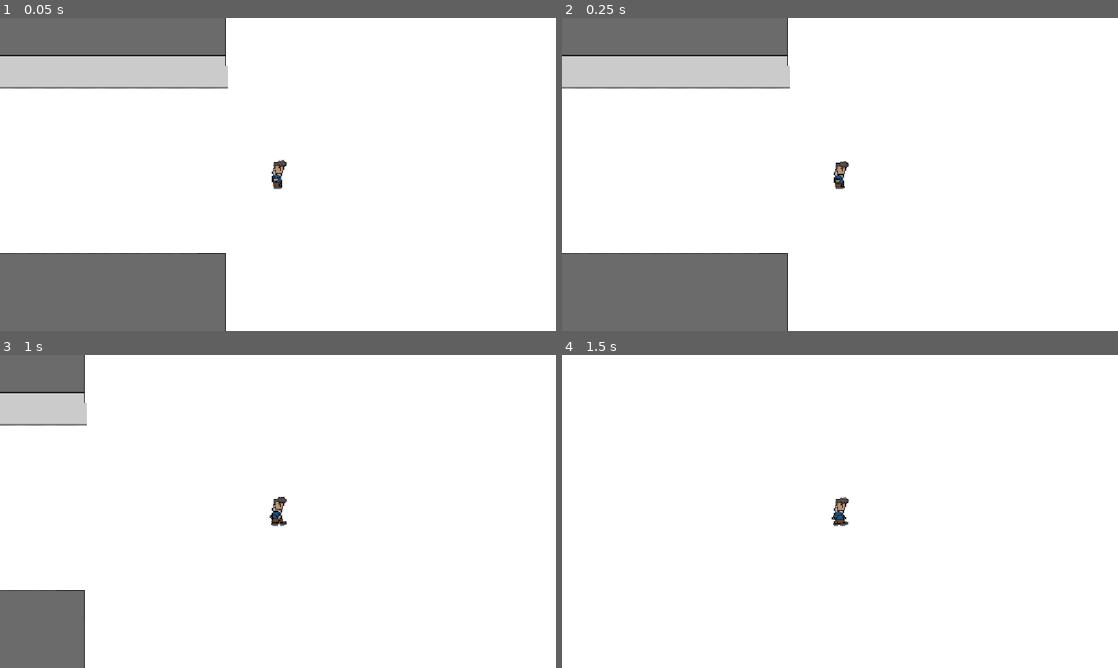
Above: before the commit, frames 1-4 (two rows, left to right).
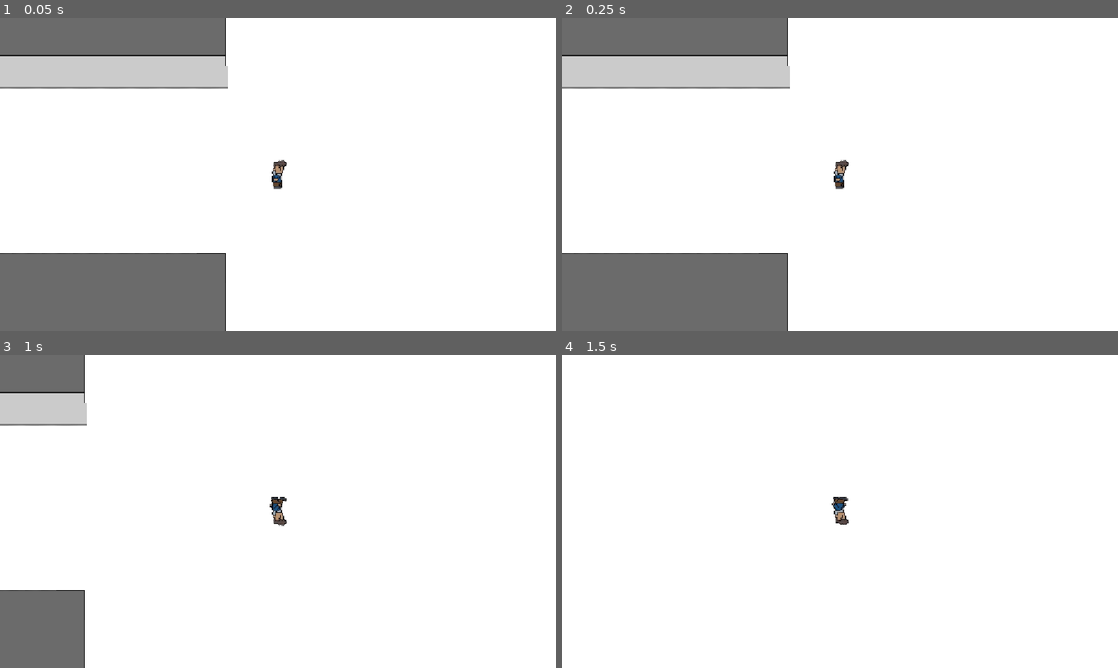
Above: after the commit, the same moments.

Repository: brooklin25t/L2-DIGT-BAM
Game: Godot game, scene res://Scenes/level_1.tscn
The game is run twice, just before and just after one commit, with the same random seed, the same clock (stepped at 60 frames per second) and the same inputs.
Inputs:
- Up to frame 1 (0.05 s): no input
- Up to frame 2 (0.25 s): no input
- Up to frame 3 (1 s): hold D (player_right) from 0.53 s (still down); tap Space (player_dash) at 0.6 s; tap W (player_up) at 0.77 s
- Up to frame 4 (1.5 s): keep holding D (player_right); tap Space (player_dash) at 1.35 s

Frame 1 is identical in both runs. In frame 2, less than 0.1% of the frame differs, in the area x 48-52%, y 45-55%; in frame 3, 0.2%; in frame 4, 0.2%.

Commit message:
Animations #1

Diff:
--- a/error-404-exe/Prefab/player.tscn
+++ b/error-404-exe/Prefab/player.tscn
@@ -1,14 +1,12 @@
 [gd_scene format=3 uid="uid://cs5d5po13a7u7"]
 
 [ext_resource type="Script" uid="uid://b2ehruxvdiul5" path="res://Scripts/player.gd" id="1_mkbva"]
-[ext_resource type="Texture2D" uid="uid://57mg8epwoput" path="res://Sprites/Idle_L_1_png-removebg-preview.png" id="3_ty16k"]
-[ext_resource type="Texture2D" uid="uid://crcbwpblsaw55" path="res://Sprites/Idle_L_2-removebg-preview.png" id="4_1k2bi"]
 [ext_resource type="Texture2D" uid="uid://ca4ne67efila" path="res://Sprites/_walk_R_1-removebg-preview.png" id="5_i32cl"]
+[ext_resource type="Texture2D" uid="uid://ekoryxqtox8t" path="res://Sprites/_walk_U_1-removebg-preview.png" id="6_rklwh"]
 [ext_resource type="Texture2D" uid="uid://iroub448i2k2" path="res://Sprites/Idle_R_2-removebg-preview.png" id="6_wyp7x"]
 [ext_resource type="Texture2D" uid="uid://dedtgria3gpb7" path="res://Sprites/_walk_R_1png-removebg-preview.png" id="7_0r8a8"]
+[ext_resource type="Texture2D" uid="uid://boik3ub0n56aw" path="res://Sprites/_walk_U_2-removebg-preview.png" id="7_yoyf1"]
 [ext_resource type="Texture2D" uid="uid://bo3h04pdpoboc" path="res://Sprites/_walk_R_2-removebg-preview.png" id="8_l2bej"]
-[ext_resource type="Texture2D" uid="uid://d1t4qxf4jyean" path="res://Sprites/_walk_L_1-removebg-preview.png" id="9_ui8k8"]
-[ext_resource type="Texture2D" uid="uid://bmo7flh0be3pw" path="res://Sprites/_walk_L_2-removebg-preview.png" id="10_v383j"]
 
 [sub_resource type="CapsuleShape2D" id="CapsuleShape2D_ryixy"]
 radius = 19.0
@@ -17,14 +15,6 @@
 [sub_resource type="CapsuleShape2D" id="CapsuleShape2D_mako7"]
 radius = 19.0
 height = 64.0
-
-[sub_resource type="AtlasTexture" id="AtlasTexture_w6hbp"]
-atlas = ExtResource("3_ty16k")
-region = Rect2(0, 0, 64, 64)
-
-[sub_resource type="AtlasTexture" id="AtlasTexture_pftp3"]
-atlas = ExtResource("4_1k2bi")
-region = Rect2(0, 0, 64, 64)
 
 [sub_resource type="AtlasTexture" id="AtlasTexture_h520n"]
 atlas = ExtResource("5_i32cl")
@@ -42,27 +32,16 @@
 atlas = ExtResource("8_l2bej")
 region = Rect2(0, 0, 64, 64)
 
-[sub_resource type="AtlasTexture" id="AtlasTexture_ehjad"]
-atlas = ExtResource("9_ui8k8")
+[sub_resource type="AtlasTexture" id="AtlasTexture_hmuh6"]
+atlas = ExtResource("6_rklwh")
 region = Rect2(0, 0, 64, 64)
 
-[sub_resource type="AtlasTexture" id="AtlasTexture_swjpk"]
-atlas = ExtResource("10_v383j")
+[sub_resource type="AtlasTexture" id="AtlasTexture_ty16k"]
+atlas = ExtResource("7_yoyf1")
 region = Rect2(0, 0, 64, 64)
 
 [sub_resource type="SpriteFrames" id="SpriteFrames_mako7"]
 animations = [{
-"frames": [{
-"duration": 2.0,
-"texture": SubResource("AtlasTexture_w6hbp")
-}, {
-"duration": 2.0,
-"texture": SubResource("AtlasTexture_pftp3")
-}],
-"loop": 1,
-"name": &"Idle L",
-"speed": 5.0
-}, {
 "frames": [{
 "duration": 2.0,
 "texture": SubResource("AtlasTexture_h520n")
@@ -71,7 +50,7 @@
 "texture": SubResource("AtlasTexture_m3jog")
 }],
 "loop": 1,
-"name": &"Idle R",
+"name": &"Idle x.axis",
 "speed": 5.0
 }, {
 "frames": [{
@@ -82,18 +61,18 @@
 "texture": SubResource("AtlasTexture_7dcbk")
 }],
 "loop": 1,
-"name": &"Walking R",
+"name": &"Walking x.axis",
 "speed": 5.0
 }, {
 "frames": [{
-"duration": 2.0,
-"texture": SubResource("AtlasTexture_ehjad")
+"duration": 1.0,
+"texture": SubResource("AtlasTexture_hmuh6")
 }, {
-"duration": 2.0,
-"texture": SubResource("AtlasTexture_swjpk")
+"duration": 1.0,
+"texture": SubResource("AtlasTexture_ty16k")
 }],
 "loop": 1,
-"name": &"Walkings L",
+"name": &"Walking y.axis",
 "speed": 5.0
 }]
 
@@ -129,8 +108,7 @@
 position = Vector2(-0.5, -0.5)
 scale = Vector2(0.953125, 0.953125)
 sprite_frames = SubResource("SpriteFrames_mako7")
-animation = &"Idle R"
-frame_progress = 0.49832648
+animation = &"Walking y.axis"
 
 [connection signal="area_entered" from="character" to="." method="_on_area_2d_area_entered"]
 [connection signal="timeout" from="DashTimer" to="." method="_on_dash_timer_timeout"]
--- a/error-404-exe/Scripts/player.gd
+++ b/error-404-exe/Scripts/player.gd
@@ -17,13 +17,15 @@
 @onready var dash_cooldown: Timer = $DashCooldownTimer
 @onready var animated_sprite = $AnimatedSprite2D
 
-var last_facing_dir: float = 1.0
+var last_facing_dir_x: float = 1.0
+var last_facing_dir_y: float = 1.0
+
 
 
 func respawn():
 	# Reset the player's position back to the spawn
 	global_position = spawn_position
-	#Reset velocity to zero so the player fall/slide
+	# Reset velocity to zero so the player fall/slide
 	velocity = Vector2.ZERO
 
 func _physics_process(delta: float) -> void:
@@ -62,38 +64,39 @@
 	# 2. Check for collisions
 	check_enemy_collisions()
 
-	if direction.x > 0:
-		last_facing_dir = 1.0
-	elif direction.x < 0:
-		last_facing_dir = -1.0
+# 1. Store last movement directions
+	if direction.y != 0:
+		last_facing_dir_y = sign(direction.y)
+	if direction.x != 0:
+		last_facing_dir_x = sign(direction.x)
 
-	# 2. Flips it horizontally based on the direction
-	if last_facing_dir == 1.0:
-		animated_sprite.flip_h = false  # Doesn't flip
+# 2. Update sprite flipping
+	animated_sprite.flip_v = (last_facing_dir_y == -1.0)
+	animated_sprite.flip_h = (last_facing_dir_x == -1.0)
+
+# 3. Handle animations
+	if is_dashing:
+		animated_sprite.play("Walking x.axis")
+	elif direction != Vector2.ZERO:
+	# Prioritize X movement over Y movement when moving diagonally
+		if direction.x != 0:
+			animated_sprite.play("Walking x.axis")
+		else:
+			animated_sprite.play("Walking y.axis")
 	else:
-		animated_sprite.flip_h = true   # Flips to face left
-
-	# 3. Plays based on state
-	if is_dashing:
-		#  dash animation
-		animated_sprite.play("Walking R")
-	elif direction != Vector2.ZERO:
-		# Plays walking if moving up, down, left, right, or diagonally
-		animated_sprite.play("Walking R")
-	else:
-		# Plays idle when completely still
-		animated_sprite.play("Idle R")
+		animated_sprite.play("Idle x.axis")
 
 
+# 3. Check for enemy collisions
 func check_enemy_collisions():
-	for i in get_slide_collision_count():
-		var collision = get_slide_collision(i)
-		var collider = collision.get_collider()
+		for i in get_slide_collision_count():
+			var collision = get_slide_collision(i)
+			var collider = collision.get_collider()
 
-		# If the object we bumped into is in the "Enemies" group
-		if collider and collider.is_in_group("Enemies"):
-			respawn()
-			break
+			# If the object we bumped into is in the "Enemies" group
+			if collider and collider.is_in_group("Enemies"):
+				respawn()
+				break
 
 
 func _on_dash_timer_timeout() -> void:
@@ -104,7 +107,7 @@
 func _on_dash_cooldown_timer_timeout() -> void:
 	dash_time = false
 
-
+# If collided body is in group enemies respawn
 func _on_area_2d_area_entered(area: Area2D) -> void:
 	if area.is_in_group("Enemies"):
 		respawn()
